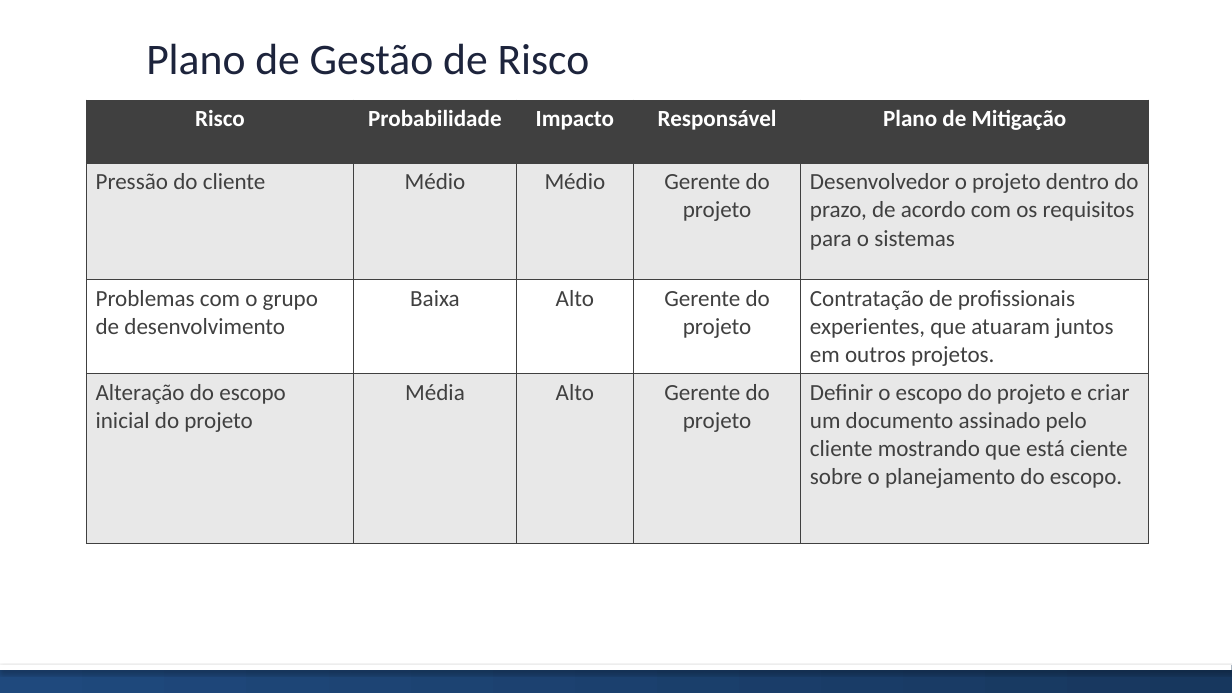
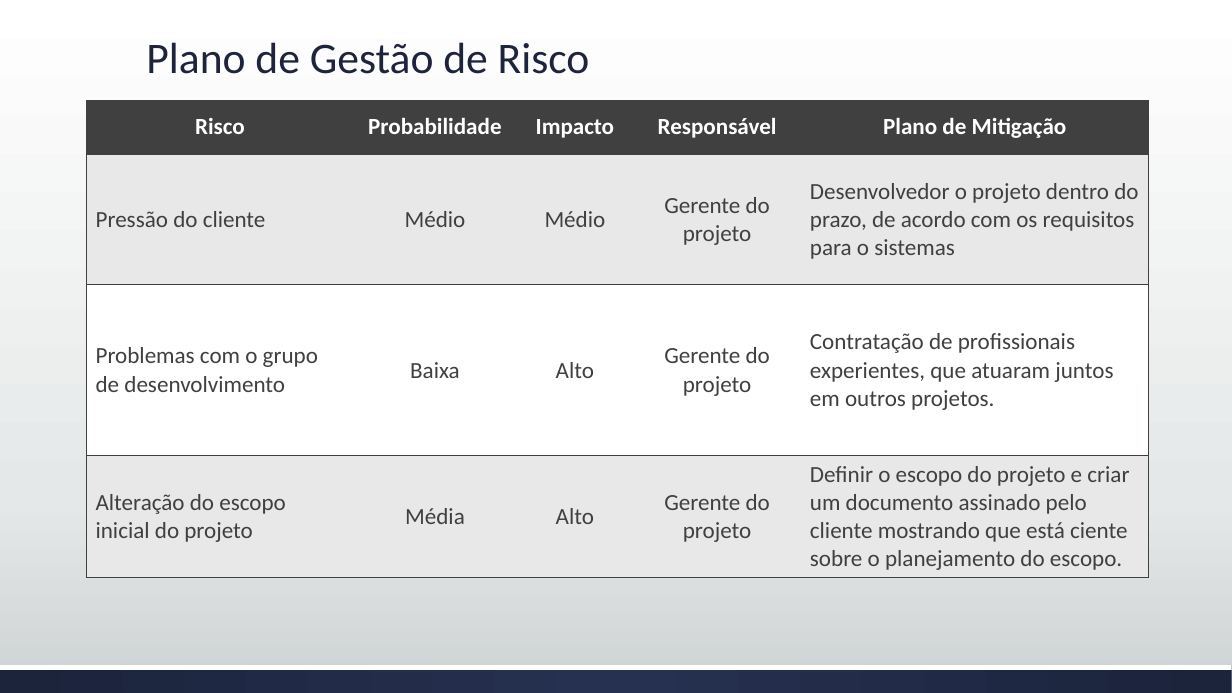
Before and after one commit to brunoedu/gestaoprojetos, a slide deck: slide 14 of Apresentação do projeto FINAL.pptx. Drawn at 1232x693 pixels with LibreOffice and Linux fonts; fonts in the diff are those of the drawing. Boxes give left, top, right and bottom in pixels: in the first picture for what was removed or moved away, otherwise in the second. Text is boxed around its words. In the diff, an @@ line names an element or a change of style, - is before the commit and + after.

```diff
--- a/Apresentação do projeto FINAL.pptx
+++ b/Apresentação do projeto FINAL.pptx
@@ background #FFFFFF to gradient #FFFFFF to #E5E8E8 to #CDD2D2 @@
@@ title "Plano de Gestão de Risco" at (146,42,590,74): line spacing 1 to 0.9 @@
@@ table at (86,100,1149,576) @@
@@ borders changed @@
@@ rectangle at (0,665,1232,670): shadow off @@
@@ rectangle at (0,665,1232,693): fill gradient #1F497D to #17375E to gradient #263050 to #1D243C @@
```
Also in this commit, not shown: 12 other slides changed, 3 slides added, 3 slides removed.
